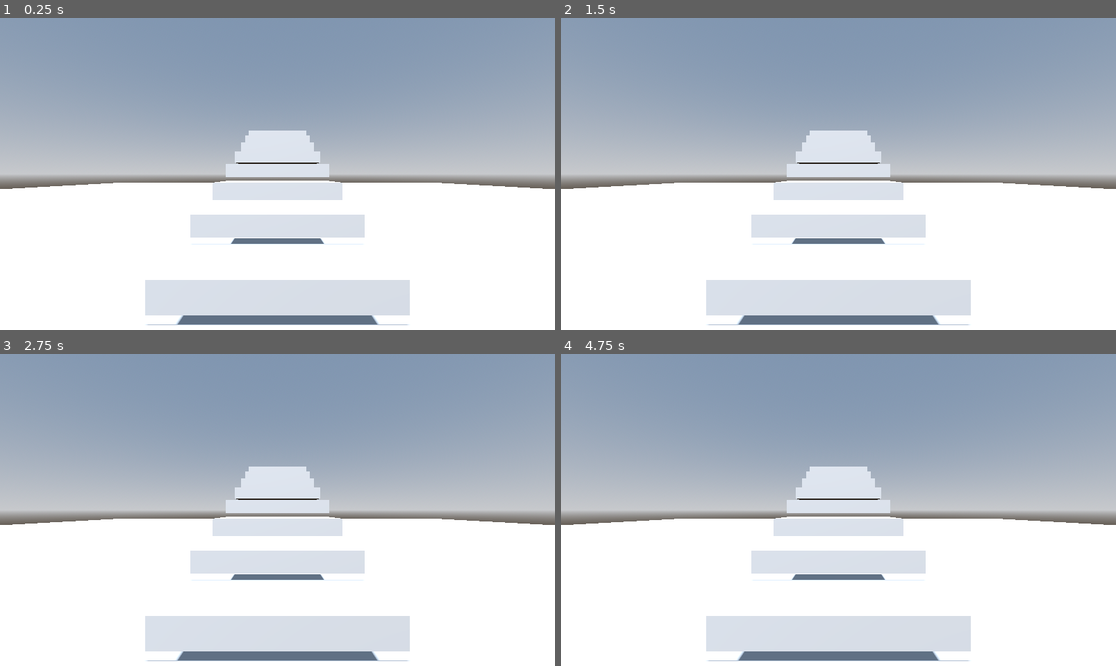
Above: before the commit, frames 1-4 (two rows, left to right).
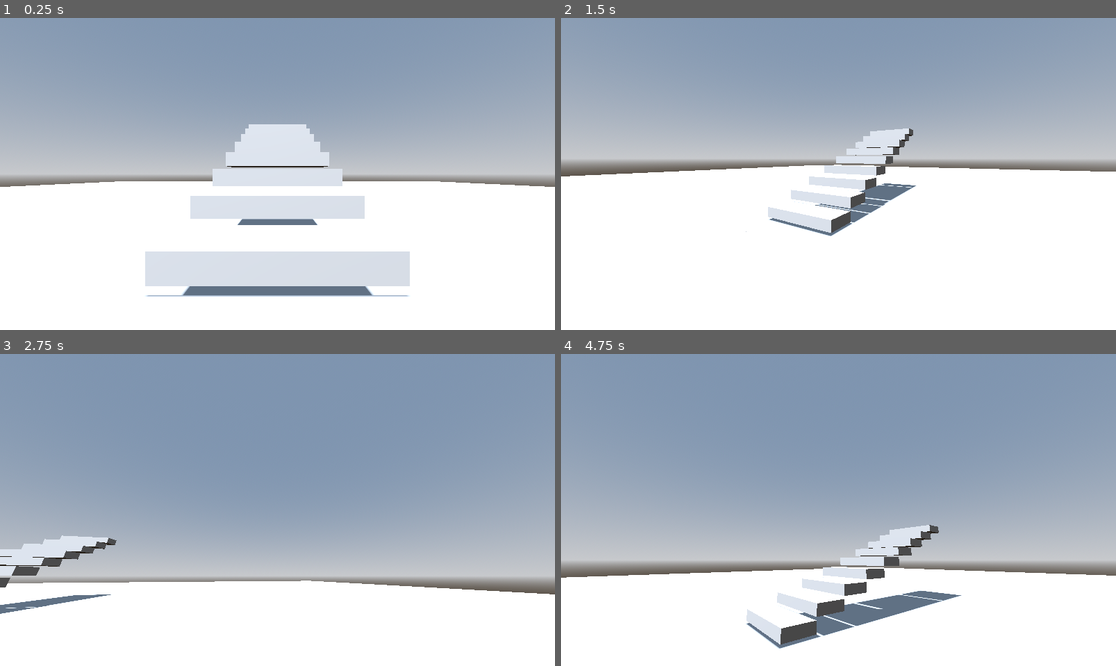
Above: after the commit, the same moments.

Repository: evangelipeep/Red-Wave
Game: Godot game, scene res://world/TestPlayground.tscn
Same seed, same stepped clock (60 frames per second), same inputs: the game is played once before the commit and once after it. The project has no main scene, so this scene is started directly.
Inputs (mouse positions are in pixels of both pictures, inside the frame that each line leads up to):
- Up to frame 1 (0.25 s): no input
- Up to frame 2 (1.5 s): move the mouse to (960, 158) at 0.52 s; hold D (move_right, bound only after the commit) 0.53-1.28 s; hold Shift (sprint, bound only after the commit) 0.53-1.28 s; tap Space (jump, bound only after the commit) at 0.77 s; move the mouse to (727, 189) at 1.27 s; hold S (move_back, bound only after the commit) from 1.28 s (still down); tap Shift (sprint, bound only after the commit) at 1.35 s
- Up to frame 3 (2.75 s): tap Space (jump, bound only after the commit) at 1.52 s; move the mouse to (333, 441) at 2.02 s; release S (move_back, bound only after the commit) at 2.03 s; hold D (move_right, bound only after the commit) from 2.03 s (still down); hold Shift (sprint, bound only after the commit) from 2.03 s (still down)
- Up to frame 4 (4.75 s): move the mouse to (810, 572) at 2.77 s; release D (move_right, bound only after the commit) at 2.78 s; release Shift (sprint, bound only after the commit) at 2.78 s; hold W (move_forward, bound only after the commit) 2.78-3.53 s; tap Shift (sprint, bound only after the commit) at 2.85, 4.35 s; tap Space (jump, bound only after the commit) at 3.02, 3.77, 4.52 s; move the mouse to (1005, 556) at 3.52 s; hold Shift (sprint, bound only after the commit) 3.53-4.28 s; hold A (move_left, bound only after the commit) from 3.53 s (still down); move the mouse to (672, 463) at 4.27 s

The runs differ from the first frame. In frame 1, 16% of the frame differs, in the area x 0-100%, y 34-99%; in frame 2, 19%; in frame 3, 48%, in the area x 0-100%, y 31-99%; in frame 4, 40%.
Error before the commit: Parse Error: Cannot infer the type of "dx" variable because the value doesn't have a set type. (res://player/PlayerController.gd:46)

Commit message:
fix(player): приведение события мыши к InputEventMouseMotion — починка парсинга

Diff:
--- a/player/PlayerController.gd
+++ b/player/PlayerController.gd
@@ -43,8 +43,9 @@
 
 func _unhandled_input(event: InputEvent) -> void:
 	if event is InputEventMouseMotion and Input.mouse_mode == Input.MOUSE_MODE_CAPTURED:
-		var dx := -event.relative.x * mouse_sensitivity
-		var dy := -event.relative.y * mouse_sensitivity
+		var mm := event as InputEventMouseMotion
+		var dx := -mm.relative.x * mouse_sensitivity
+		var dy := -mm.relative.y * mouse_sensitivity
 		if riding:
 			# на спуске тело ведёт рейка — крутим только голову (свободный обзор)
 			_head.rotation.y = clamp(_head.rotation.y + dx,
